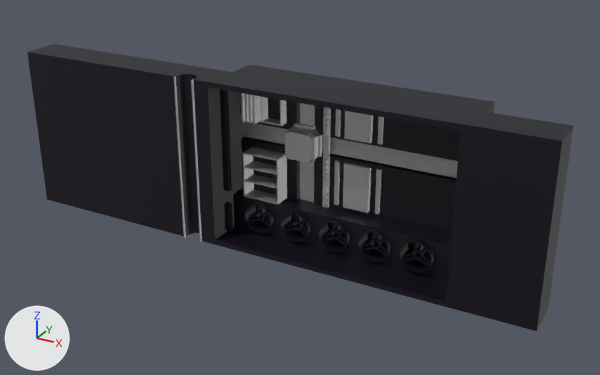
Before and after pictures for a commit that changed the glTF model public/home/cpu.glb.
Both versions are drawn from a 50 mm lens placed at (0.375, -0.589, 0.267), pointed at (0.036, 0.027, -0.041). Lighting does not change. The marker at lower left points along +X, +Y and +Z. Where no turn or scale is listed for an object, it has been applied to the vertices. Vertices at the same position are counted once.

Objects in the first picture: 'Body4', 'Body40', 'Body41', 'Body49', 'Body53', 'Body54', 'Body55', 'Body56', 'Body60', 'Body61', 'Body63', 'Body64', 'Body65', 'Body7'.
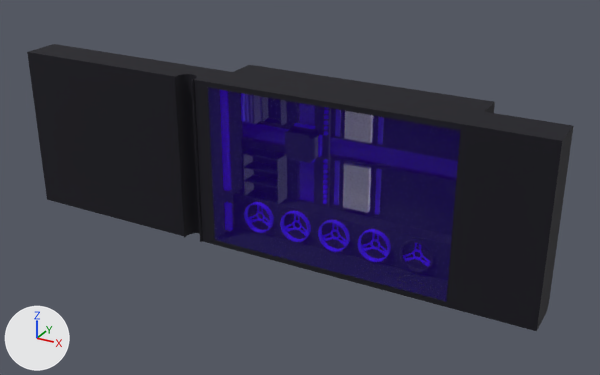
Commit message: Changed CPU

What differs and where, as boxes (x1, y1, x2, y2) in the pictures (600 x 375 px):
'Body46', added
    after: (208, 88, 460, 302)
'Body40', recoloured
    both: (242, 121, 458, 178)
'Body54', recoloured
    both: (243, 147, 287, 204)
'Body41', recoloured
    both: (300, 103, 315, 202)
'Body49', recoloured
    both: (259, 97, 287, 126)
'Body65', recoloured (grey to black)
    both: (191, 79, 202, 242)
'Body64', recoloured (grey to black)
    both: (174, 77, 186, 238)
'Body53', recoloured
    both: (252, 95, 262, 124)
'Body63', recoloured
    both: (375, 169, 382, 214)
'Body56', recoloured
    both: (334, 160, 340, 205)
part 1 of me_body4, recoloured
    before: (285, 126, 320, 163)
part 2 of me_body4, recoloured
    before: (287, 123, 322, 163)
part 3 of me_body55, recoloured
    before: (322, 108, 331, 208)
part 4 of me_body55, recoloured
    before: (323, 107, 329, 204)
part 5 of me_body7, built on (black)
    before: (238, 195, 449, 262)
part 6 of me_body7, recoloured (black)
    before: (220, 90, 391, 262)
part 7 of me_body7, recoloured (black)
    before: (232, 206, 430, 267)
'Body61', unchanged, covered by the edit
    before: (343, 162, 371, 213)

The change, as a list of edits to the scene's bpy script:
```text
Add mat_material_006:
    mat_material_006 = principled_material('Material.006')
    mat_material_006.base_color = (0.0762, 0.0, 1.0)  # purple #4e00ff
    mat_material_006.roughness = 1.0
Add mat_steel___satin_001:
    mat_steel___satin_001 = principled_material('Steel - Satin.001')
    mat_steel___satin_001.base_color = (0.0762, 0.0, 1.0)  # purple #4e00ff
    mat_steel___satin_001.roughness = 0.811
Add mat_material_011:
    mat_material_011 = principled_material('Material.011')
    mat_material_011.base_color = (0.0762, 0.0, 1.0)  # purple #4e00ff
    mat_material_011.roughness = 1.0
Change me_body4:
    where me_body4.from_pydata(...)  # 106 vertices, 208 faces; spans x 0.018..0.052, y 0.024..0.039, z -0.017..0.017
    me_body4 part 1: 144 faces spanning x 0.018..0.052, y 0.024..0.039, z -0.017..0.017 switch from mat_steel___satin (light grey #d0d0d0) to mat_material_007 (black #000000)
    me_body4 part 2: 64 faces spanning x 0.018..0.052, y 0.035..0.039, z -0.017..0.017 switch from mat_steel___satin (light grey #d0d0d0) to mat_steel___satin_001 (purple #4e00ff)
Change me_body40:
    where me_body40.from_pydata(...)  # 752 vertices, 1500 faces; spans x -0.035..0.195, y 0.042..0.044, z -0.008..0.008
    remove me_body40.materials.append(mat_steel___satin)  # light grey #d0d0d0
    add me_body40.materials.append(mat_material_009)  # purple #3900bb
Change me_body41:
    where me_body41.from_pydata(...)  # 754 vertices, 1504 faces; spans x 0.027..0.043, y 0.0415..0.0435, z -0.061..0.055
    remove me_body41.materials.append(mat_steel___satin)  # light grey #d0d0d0
    add me_body41.materials.append(mat_material_010)  # purple #3900bb
Change me_body49:
    where me_body49.from_pydata(...)  # 76 vertices, 168 faces; spans x -0.022..0.015, y 0.029..0.043, z 0.015..0.052
    remove me_body49.materials.append(mat_steel___satin)  # light grey #d0d0d0
    add me_body49.materials.append(mat_material_007)  # black #000000
Change me_body53:
    where me_body53.from_pydata(...)  # 26 vertices, 48 faces; spans x -0.0085..-0.0055, y 0.0175..0.029, z 0.0165..0.0505
    remove me_body53.materials.append(mat_steel___satin)  # light grey #d0d0d0
    add me_body53.materials.append(mat_material_015)  # dark purple #1a0057
Change me_body54:
    where me_body54.from_pydata(...)  # 50 vertices, 108 faces; spans x -0.023..0.015, y 0.022..0.047, z -0.0605..-0.0155
    remove me_body54.materials.append(mat_steel___satin)  # light grey #d0d0d0
    add me_body54.materials.append(mat_material_007)  # black #000000
Change me_body55:
    where me_body55.from_pydata(...)  # 236 vertices, 468 faces; spans x 0.054..0.06, y 0.034..0.039, z -0.06..0.052
    me_body55 part 3: 128 faces spanning x 0.054..0.06, y 0.037..0.039, z -0.06..0.052 switch from mat_steel___satin (light grey #d0d0d0) to mat_material_007 (black #000000)
    me_body55 part 4: 340 faces spanning x 0.056..0.059, y 0.034..0.037, z -0.055..0.05 switch from mat_steel___satin (light grey #d0d0d0) to mat_material_011 (purple #4e00ff)
Change me_body56:
    where me_body56.from_pydata(...)  # 14 vertices, 24 faces; spans x 0.066..0.07, y 0.037..0.039, z -0.055..-0.012
    remove me_body56.materials.append(mat_steel___satin)  # light grey #d0d0d0
    add me_body56.materials.append(mat_material_018)  # purple #3e00cc
Change me_body63:
    where me_body63.from_pydata(...)  # 14 vertices, 24 faces; spans x 0.107..0.111, y 0.037..0.039, z -0.055..-0.012
    remove me_body63.materials.append(mat_steel___satin)  # light grey #d0d0d0
    add me_body63.materials.append(mat_material_018)  # purple #3e00cc
Change me_body64:
    where me_body64.from_pydata(...)  # 14 vertices, 24 faces; spans x -0.07..-0.069, y -0.014..-0.012, z -0.1..0.06
    remove me_body64.materials.append(mat_steel___satin)  # light grey #d0d0d0
    add me_body64.materials.append(mat_material_001)  # black #060013
Change me_body65:
    where me_body65.from_pydata(...)  # 14 vertices, 24 faces; spans x -0.051..-0.05, y -0.014..-0.012, z -0.1..0.06
    remove me_body65.materials.append(mat_steel___satin)  # light grey #d0d0d0
    add me_body65.materials.append(mat_material_001)  # black #060013
Change me_body7:
    remove me_body7.from_pydata(...)  # 2246 vertices, 4492 faces; spans x -0.25..0.27, y -0.012..0.06, z -0.1..0.06
    add me_body7.from_pydata(...)  # 2681 vertices, 5362 faces; spans x -0.25..0.27, y -0.012..0.06, z -0.1..0.06
    me_body7 part 5: 13 vertices moved within x -0.009..0.151, y 0.022, z -0.075..-0.063; 35 vertices removed from x -0.014..0.164, y 0.036..0.037, z -0.087..-0.069; 470 vertices added at x -0.019..0.169, y 0.022..0.023, z -0.092..-0.064
    me_body7 part 6: 1273 faces spanning x -0.035..0.13, y 0.006..0.036, z -0.093..0.051 switch from mat_material_001 (black #060013) to mat_steel___satin_001 (purple #4e00ff)
    me_body7 part 7: 1059 faces spanning x -0.035..0.168, y 0.007..0.037, z -0.091..0.05 switch from mat_material_001 (black #060013) to mat_material_006 (purple #4e00ff)
Add me_body46:
    me_body46.from_pydata([(0.195, -0.011, 0.055), (-0.035, -0.011, 0.055), (-0.035, -0.012, 0.055), (0.195, -0.012, 0.055), (0.08, -0.012, 0.055), (0.195, -0.011, -0.095), (0.195, -0.012, -0.095), (0.195, -0.012, -0.02), (-0.035, -0.011, -0.095), (-0.035, -0.012, -0.095), (0.08, -0.012, -0.095), (-0.035, -0.012, -0.02), (0.08, -0.011, -0.02), (0.08, -0.012, -0.02)], [], [(3, 0, 4), (4, 0, 1), (4, 1, 2), (2, 3, 4), (6, 5, 7), (7, 5, 0), (7, 0, 3), (3, 6, 7), (9, 8, 10), (10, 8, 5), (10, 5, 6), (6, 9, 10), (2, 1, 11), (11, 1, 8), (11, 8, 9), (9, 2, 11), (5, 8, 12), (12, 8, 1), (12, 1, 0), (0, 5, 12), (3, 2, 13), (13, 2, 9), (13, 9, 6), (6, 3, 13)])
    me_body46.materials.append(mat_material_004)  # purple #3900bb
Add ob_body46:
    ob_body46 = bpy.data.objects.new('Body46', me_body46)
    ob_body46.location = (0.0, 0.0, 0.0)
```
